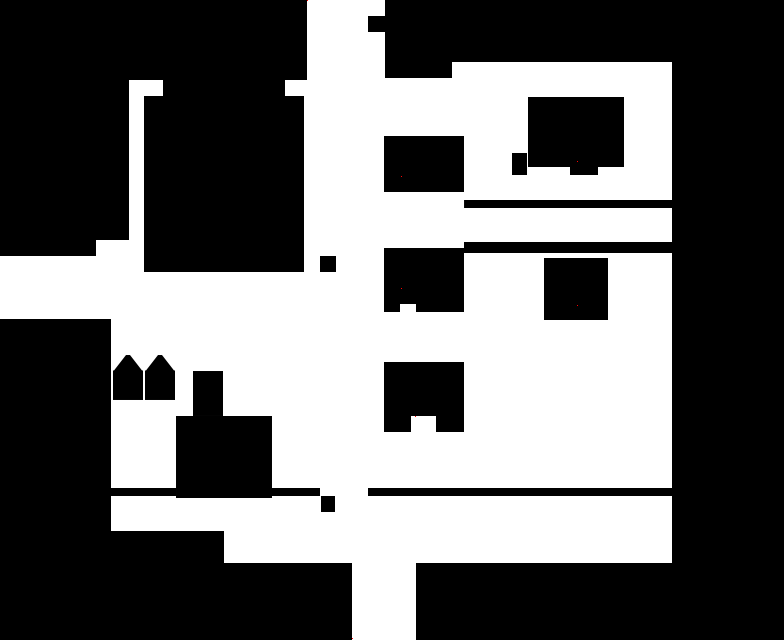
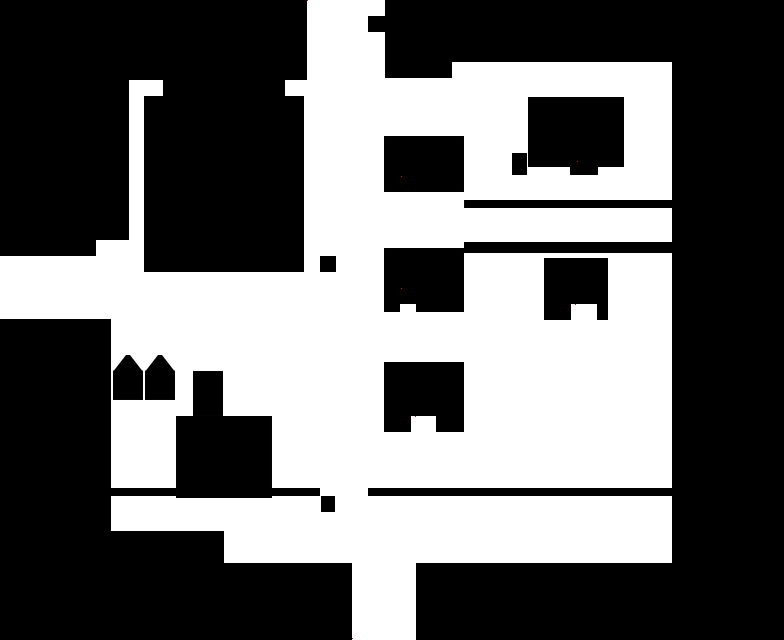
Layer changes from the first 784px x 640px image to the second:
painted on "viridian_data" over (571, 304, 597, 320)
